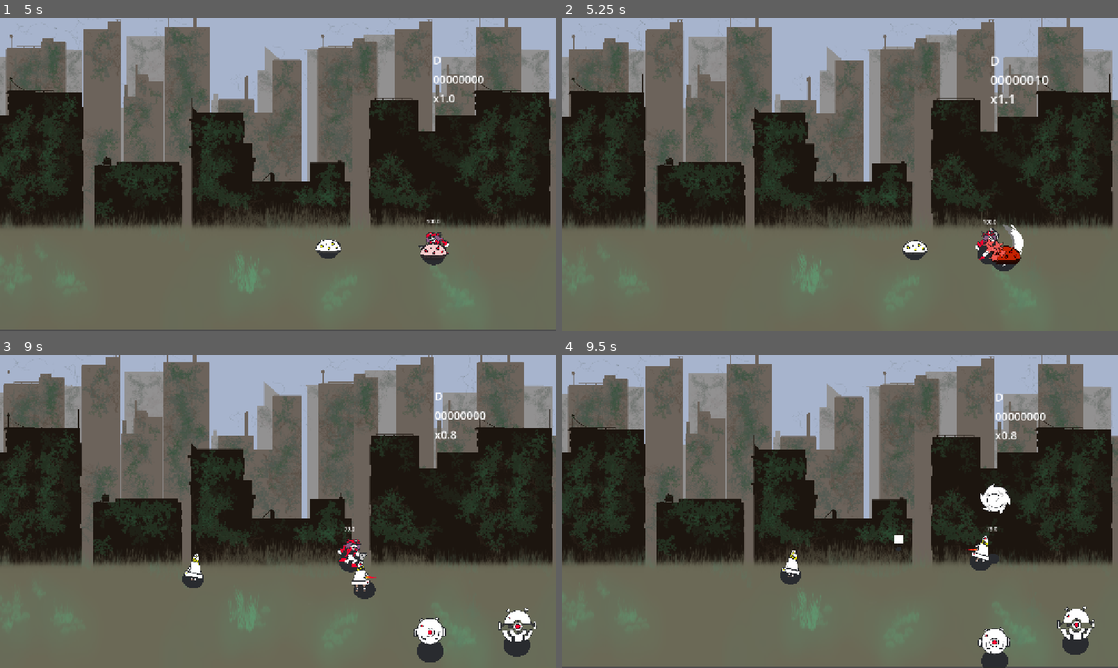
Above: before the commit, frames 1-4 (two rows, left to right).
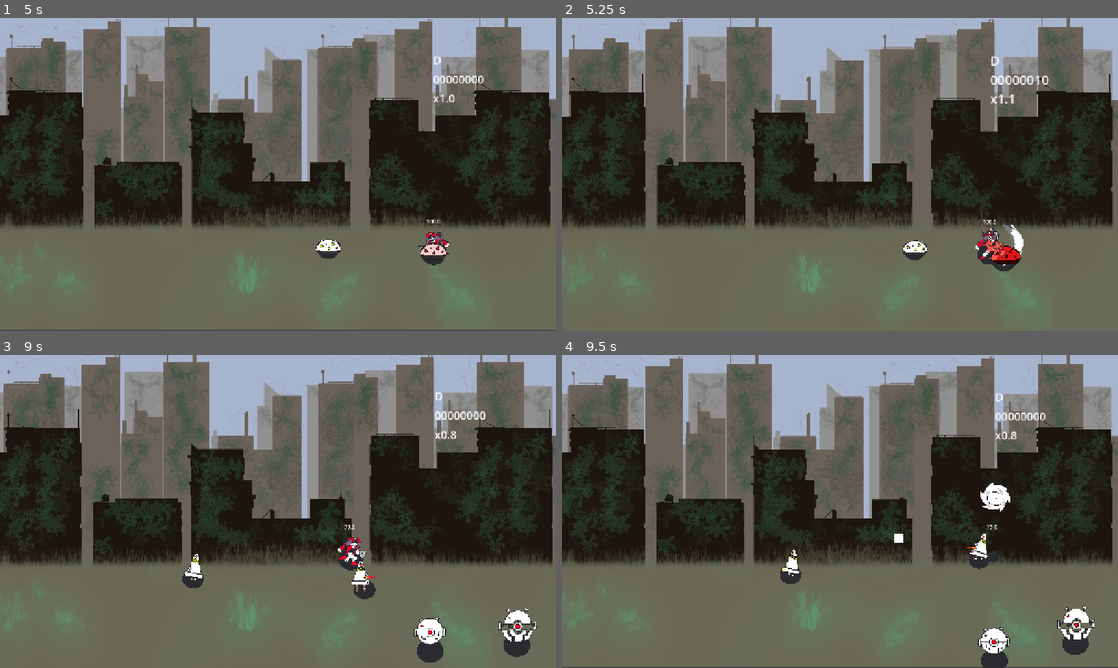
Above: after the commit, the same moments.

Repository: Twytchi/juniper-game-jam
Game: Godot game, scene res://Scene/levels/level_3.tscn
Same seed, same stepped clock (60 frames per second), same inputs: the game is played once before the commit and once after it. This scene is started directly instead of the project's main scene.
Inputs (mouse positions are in pixels of both pictures, inside the frame that each line leads up to):
- Up to frame 1 (5 s): tap Enter (ui_accept) at 0.5, 0.77, 1.52, 3.02, 3.77, 4.52 s; move the mouse to (400, 158) at 0.52 s; hold K (heavy) 0.53-1.28 s; hold D (right) 0.53-2.03 s; click (400, 158) at 0.6 s; move the mouse to (166, 190) at 1.27 s; tap K (heavy) at 1.35, 4.35 s; tap J (light) at 1.55, 4.55 s; move the mouse to (333, 105) at 2.02 s; hold A (left) 2.03-2.78 s; hold J (light) 2.03-2.78 s; tap L (missile) at 2.3, 2.85 s; move the mouse to (250, 237) at 2.77 s; hold D (right) 2.78-4.28 s; click (250, 237) at 3.05 s; move the mouse to (444, 221) at 3.52 s; hold K (heavy) 3.53-4.28 s; click (444, 221) at 3.6 s; move the mouse to (111, 127) at 4.27 s; hold A (left) from 4.28 s (still down)
- Up to frame 2 (5.25 s): move the mouse to (867, 174) at 5.02 s; release A (left) at 5.03 s; hold D (right) from 5.03 s (still down); hold J (light) from 5.03 s (still down)
- Up to frame 3 (9 s): tap L (missile) at 5.3, 5.85, 8.3, 8.85 s; move the mouse to (194, 433) at 5.77 s; release D (right) at 5.78 s; release J (light) at 5.78 s; hold A (left) 5.78-7.28 s; tap Enter (ui_accept) at 6.02, 6.77, 7.52 s; click (194, 433) at 6.05 s; move the mouse to (400, 495) at 6.52 s; hold K (heavy) 6.53-7.28 s; click (400, 495) at 6.6 s; move the mouse to (166, 527) at 7.27 s; hold D (right) from 7.28 s (still down); tap K (heavy) at 7.35 s; tap J (light) at 7.55 s; move the mouse to (333, 442) at 8.02 s; hold J (light) 8.03-8.78 s; move the mouse to (250, 574) at 8.77 s
- Up to frame 4 (9.5 s): keep holding D (right); tap Enter (ui_accept) at 9.02 s; click (812, 574) at 9.05 s

Frame 1 is identical in both runs. In frame 2, 0.1% of the frame differs, in the area x 78-83%, y 73-78%; in frame 3, 0.3%; in frame 4, 0.5%, in the area x 39-96%, y 40-100%.

Commit message:
i finished the game now time for making it look good

Diff:
--- a/Ressources/Waves/waves_data.gd
+++ b/Ressources/Waves/waves_data.gd
@@ -1,7 +1,7 @@
 extends Resource
 class_name WaveData
 
-enum EnemyType { KAMIKAZE, ARCHER, DASHER, BERSERKER, HEALER, SHEEP }
+enum EnemyType { KAMIKAZE, ARCHER, DASHER, BERSERKER, HEALER, SHEEP, BOSS, HEAL }
 
 const ENEMY_PATHS = {
 	EnemyType.KAMIKAZE: "res://Scene/kamikaze_ai.tscn",
@@ -9,7 +9,9 @@
 	EnemyType.DASHER:   "res://Scene/dasher_ai.tscn",
 	EnemyType.BERSERKER: "res://Scene/berserker_ai.tscn",
 	EnemyType.HEALER:   "res://Scene/healer_ai.tscn",
-	EnemyType.SHEEP : "res://Scene/sheep.tscn"
+	EnemyType.SHEEP : "res://Scene/sheep.tscn",
+	EnemyType.BOSS :"res://Scene/Boss.tscn",
+	EnemyType.HEAL : "res://Scene/healing_item.tscn"
 }
 
 @export var spawns: Array[SpawnEntry] = []
--- a/Scene/enemy_base.gd
+++ b/Scene/enemy_base.gd
@@ -18,6 +18,28 @@
 var s_base_pos : Vector2
 
 var height := 500.0
+
+var hit_sfx :Array[AudioStream]= [
+	preload("res://Asset/sfx/sound_hit1.wav"),
+	preload("res://Asset/sfx/Boom30.wav"),
+	preload("res://Asset/sfx/hitt/tm2_slash000.wav"),
+	preload("res://Asset/sfx/hitt/tm2_hit004.wav"),
+	preload("res://Asset/sfx/hitt/tm2_hit005.wav")
+
+
+]
+
+var metal_hit : Array[AudioStream]= [
+	preload("res://Asset/sfx/metal-online-audio-converter.mp3"),
+	preload("res://Asset/sfx/metal04gr-converted.mp3"),
+]
+
+var thump_sfx : Array[AudioStream]= [
+	preload("res://Asset/sfx/louder-thump.mp3"),
+	preload("res://Asset/sfx/380643__jameswrowles__thump-5.wav")
+
+]
+
 
 var is_invincible := false
 @export var iframe_duration := 0.0
@@ -220,8 +242,12 @@
 
 
 func hit_flash():
+	SoundManager.jouer_sfx(hit_sfx[randi_range(0, 4)], true)
+	SoundManager.jouer_sfx(metal_hit[randi_range(0, 1)])
+	SoundManager.jouer_sfx(thump_sfx[randi_range(0, 1)])
 	if has_node("Sprite2D"):
 		var sprite = $Sprite2D
+
 		if randf() > 0.5 :
 			sprite.modulate = Color(1, 0.3, 0.3)
 		else :
--- /dev/null
+++ b/Scene/healing_item.tscn
@@ -0,0 +1,20 @@
+[gd_scene format=3 uid="uid://bmf58f1df3xvx"]
+
+[ext_resource type="Script" uid="uid://dffeof8qi8o15" path="res://healing_item.gd" id="1_gmci6"]
+[ext_resource type="Texture2D" uid="uid://t1eobduvkrey" path="res://Asset/effect/star.png" id="2_dg55t"]
+
+[sub_resource type="CircleShape2D" id="CircleShape2D_dg55t"]
+radius = 82.76472
+
+[node name="healing item" type="Area2D" unique_id=1104427979]
+script = ExtResource("1_gmci6")
+
+[node name="Sprite2D" type="Sprite2D" parent="." unique_id=397607167]
+scale = Vector2(0.5, 0.5)
+texture = ExtResource("2_dg55t")
+
+[node name="CollisionShape2D" type="CollisionShape2D" parent="." unique_id=2110563765]
+rotation = 0.08945605
+shape = SubResource("CircleShape2D_dg55t")
+
+[connection signal="body_entered" from="." to="." method="_on_body_entered"]
--- a/Scene/levels/level_1.tscn
+++ b/Scene/levels/level_1.tscn
@@ -13,7 +13,7 @@
 size = Vector2(1376, 623)
 
 [sub_resource type="RectangleShape2D" id="RectangleShape2D_46d5g"]
-size = Vector2(1376, 573)
+size = Vector2(2199, 606)
 
 [sub_resource type="RectangleShape2D" id="RectangleShape2D_fnsd3"]
 size = Vector2(1376, 200.99661)
@@ -95,7 +95,7 @@
 shape = SubResource("RectangleShape2D_y865s")
 
 [node name="CollisionShape2D4" type="CollisionShape2D" parent="StaticBody2D" unique_id=566632498]
-position = Vector2(625, 1029.5)
+position = Vector2(661.5, 1013)
 shape = SubResource("RectangleShape2D_46d5g")
 
 [node name="CollisionShape2D2" type="CollisionShape2D" parent="StaticBody2D" unique_id=573501853]
--- a/Scene/levels/level_2.tscn
+++ b/Scene/levels/level_2.tscn
@@ -12,13 +12,13 @@
 size = Vector2(1376, 623)
 
 [sub_resource type="RectangleShape2D" id="RectangleShape2D_46d5g"]
-size = Vector2(1376, 573)
+size = Vector2(2309, 609)
 
 [sub_resource type="RectangleShape2D" id="RectangleShape2D_fnsd3"]
-size = Vector2(1376, 200.99661)
+size = Vector2(1376, 554.99194)
 
 [sub_resource type="RectangleShape2D" id="RectangleShape2D_aqehm"]
-size = Vector2(1376, 220.50587)
+size = Vector2(1376, 863.047)
 
 [sub_resource type="Resource" id="Resource_xdkip"]
 script = ExtResource("5_g86sj")
@@ -162,16 +162,16 @@
 shape = SubResource("RectangleShape2D_y865s")
 
 [node name="CollisionShape2D4" type="CollisionShape2D" parent="StaticBody2D" unique_id=566632498]
-position = Vector2(625, 1029.5)
+position = Vector2(786.5, 1011.5)
 shape = SubResource("RectangleShape2D_46d5g")
 
 [node name="CollisionShape2D2" type="CollisionShape2D" parent="StaticBody2D" unique_id=573501853]
-position = Vector2(-103.50169, 139.00499)
+position = Vector2(-280.49927, 138.80922)
 rotation = -1.5696902
 shape = SubResource("RectangleShape2D_fnsd3")
 
 [node name="CollisionShape2D3" type="CollisionShape2D" parent="StaticBody2D" unique_id=895061327]
-position = Vector2(1389.2454, 182.98923)
+position = Vector2(1710.5157, 183.34459)
 rotation = -1.5696902
 shape = SubResource("RectangleShape2D_aqehm")
 
--- a/Scene/levels/level_3.tscn
+++ b/Scene/levels/level_3.tscn
@@ -16,7 +16,7 @@
 size = Vector2(1599, 942)
 
 [sub_resource type="RectangleShape2D" id="RectangleShape2D_46d5g"]
-size = Vector2(1512, 515)
+size = Vector2(1687, 515)
 
 [sub_resource type="RectangleShape2D" id="RectangleShape2D_fnsd3"]
 size = Vector2(1376, 41.99228)
@@ -224,11 +224,11 @@
 collision_mask = 3
 
 [node name="CollisionShape2D" type="CollisionShape2D" parent="StaticBody2D" unique_id=637742372]
-position = Vector2(633.5, 5)
+position = Vector2(643, -1)
 shape = SubResource("RectangleShape2D_y865s")
 
 [node name="CollisionShape2D4" type="CollisionShape2D" parent="StaticBody2D" unique_id=566632498]
-position = Vector2(693, 1058.5)
+position = Vector2(633, 1049)
 shape = SubResource("RectangleShape2D_46d5g")
 
 [node name="CollisionShape2D2" type="CollisionShape2D" parent="StaticBody2D" unique_id=573501853]
--- /dev/null
+++ b/Scene/levels/level_4.tscn
@@ -0,0 +1,238 @@
+[gd_scene format=3 uid="uid://cqmmub5rtdtab"]
+
+[ext_resource type="PackedScene" uid="uid://dmf2vaa260wvp" path="res://Scene/player.tscn" id="1_q5cd4"]
+[ext_resource type="Texture2D" uid="uid://ds00vjn0irmqn" path="res://Asset/player asset/grass_scen-grai n.png" id="2_1xeid"]
+[ext_resource type="PackedScene" uid="uid://bqh2swahs6niy" path="res://Scene/spawn_zone.tscn" id="3_y3jtb"]
+[ext_resource type="Script" uid="uid://dvqw441xw26cr" path="res://Ressources/Waves/waves_data.gd" id="4_xmfy5"]
+[ext_resource type="Script" uid="uid://deumf51aa55m8" path="res://Script/wave_entry.gd" id="5_e3tn5"]
+[ext_resource type="PackedScene" uid="uid://vffr187x1riv" path="res://Scene/camera_2d.tscn" id="6_xtfjb"]
+[ext_resource type="PackedScene" uid="uid://bl2bu1k80r11i" path="res://combo_ui.tscn" id="7_3s5ty"]
+
+[sub_resource type="RectangleShape2D" id="RectangleShape2D_y865s"]
+size = Vector2(1376, 623)
+
+[sub_resource type="RectangleShape2D" id="RectangleShape2D_46d5g"]
+size = Vector2(2309, 609)
+
+[sub_resource type="RectangleShape2D" id="RectangleShape2D_fnsd3"]
+size = Vector2(1376, 554.99194)
+
+[sub_resource type="RectangleShape2D" id="RectangleShape2D_aqehm"]
+size = Vector2(1376, 863.047)
+
+[sub_resource type="Resource" id="Resource_q5cd4"]
+script = ExtResource("5_e3tn5")
+type = 3
+count = 3
+difficulty = 1.6
+metadata/_custom_type_script = "uid://deumf51aa55m8"
+
+[sub_resource type="Resource" id="Resource_1xeid"]
+script = ExtResource("4_xmfy5")
+spawns = Array[ExtResource("5_e3tn5")]([SubResource("Resource_q5cd4")])
+metadata/_custom_type_script = "uid://dvqw441xw26cr"
+
+[sub_resource type="Resource" id="Resource_y3jtb"]
+script = ExtResource("5_e3tn5")
+type = 2
+count = 3
+difficulty = 1.8
+metadata/_custom_type_script = "uid://deumf51aa55m8"
+
+[sub_resource type="Resource" id="Resource_xmfy5"]
+script = ExtResource("5_e3tn5")
+type = 3
+count = 2
+difficulty = 0.7
+metadata/_custom_type_script = "uid://deumf51aa55m8"
+
+[sub_resource type="Resource" id="Resource_e3tn5"]
+script = ExtResource("5_e3tn5")
+type = 1
+count = 2
+metadata/_custom_type_script = "uid://deumf51aa55m8"
+
+[sub_resource type="Resource" id="Resource_xtfjb"]
+script = ExtResource("4_xmfy5")
+spawns = Array[ExtResource("5_e3tn5")]([SubResource("Resource_y3jtb"), SubResource("Resource_xmfy5"), SubResource("Resource_e3tn5")])
+metadata/_custom_type_script = "uid://dvqw441xw26cr"
+
+[sub_resource type="Resource" id="Resource_3s5ty"]
+script = ExtResource("5_e3tn5")
+count = 10
+metadata/_custom_type_script = "uid://deumf51aa55m8"
+
+[sub_resource type="Resource" id="Resource_tu37r"]
+script = ExtResource("4_xmfy5")
+spawns = Array[ExtResource("5_e3tn5")]([SubResource("Resource_3s5ty")])
+metadata/_custom_type_script = "uid://dvqw441xw26cr"
+
+[sub_resource type="Resource" id="Resource_cx8ko"]
+script = ExtResource("5_e3tn5")
+type = 2
+difficulty = 2.3
+metadata/_custom_type_script = "uid://deumf51aa55m8"
+
+[sub_resource type="Resource" id="Resource_qyvgr"]
+script = ExtResource("5_e3tn5")
+type = 3
+difficulty = 2.5
+metadata/_custom_type_script = "uid://deumf51aa55m8"
+
+[sub_resource type="Resource" id="Resource_klrom"]
+script = ExtResource("4_xmfy5")
+spawns = Array[ExtResource("5_e3tn5")]([SubResource("Resource_cx8ko"), SubResource("Resource_qyvgr")])
+metadata/_custom_type_script = "uid://dvqw441xw26cr"
+
+[sub_resource type="Resource" id="Resource_0lgjn"]
+script = ExtResource("5_e3tn5")
+type = 7
+metadata/_custom_type_script = "uid://deumf51aa55m8"
+
+[sub_resource type="Resource" id="Resource_si6hc"]
+script = ExtResource("4_xmfy5")
+spawns = Array[ExtResource("5_e3tn5")]([SubResource("Resource_0lgjn")])
+metadata/_custom_type_script = "uid://dvqw441xw26cr"
+
+[sub_resource type="Resource" id="Resource_r8yw8"]
+script = ExtResource("5_e3tn5")
+type = 1
+difficulty = 3.0
+metadata/_custom_type_script = "uid://deumf51aa55m8"
+
+[sub_resource type="Resource" id="Resource_d30y1"]
+script = ExtResource("4_xmfy5")
+spawns = Array[ExtResource("5_e3tn5")]([SubResource("Resource_r8yw8")])
+metadata/_custom_type_script = "uid://dvqw441xw26cr"
+
+[sub_resource type="Resource" id="Resource_45j2k"]
+script = ExtResource("5_e3tn5")
+type = 2
+count = 8
+difficulty = 1.9
+metadata/_custom_type_script = "uid://deumf51aa55m8"
+
+[sub_resource type="Resource" id="Resource_7jgmh"]
+script = ExtResource("4_xmfy5")
+spawns = Array[ExtResource("5_e3tn5")]([SubResource("Resource_45j2k")])
+metadata/_custom_type_script = "uid://dvqw441xw26cr"
+
+[sub_resource type="Resource" id="Resource_ajg8t"]
+script = ExtResource("4_xmfy5")
+spawns = Array[ExtResource("5_e3tn5")]([SubResource("Resource_0lgjn")])
+metadata/_custom_type_script = "uid://dvqw441xw26cr"
+
+[sub_resource type="Resource" id="Resource_1fugj"]
+script = ExtResource("5_e3tn5")
+type = 3
+count = 3
+difficulty = 1.7
+metadata/_custom_type_script = "uid://deumf51aa55m8"
+
+[sub_resource type="Resource" id="Resource_fipt8"]
+script = ExtResource("5_e3tn5")
+type = 2
+count = 3
+metadata/_custom_type_script = "uid://deumf51aa55m8"
+
+[sub_resource type="Resource" id="Resource_gcfim"]
+script = ExtResource("5_e3tn5")
+count = 2
+difficulty = 2.0
+metadata/_custom_type_script = "uid://deumf51aa55m8"
+
+[sub_resource type="Resource" id="Resource_umye8"]
+script = ExtResource("5_e3tn5")
+type = 1
+count = 2
+metadata/_custom_type_script = "uid://deumf51aa55m8"
+
+[sub_resource type="Resource" id="Resource_vekhd"]
+script = ExtResource("4_xmfy5")
+spawns = Array[ExtResource("5_e3tn5")]([SubResource("Resource_1fugj"), SubResource("Resource_fipt8"), SubResource("Resource_gcfim"), SubResource("Resource_umye8")])
+metadata/_custom_type_script = "uid://dvqw441xw26cr"
+
+[sub_resource type="Resource" id="Resource_0cchi"]
+script = ExtResource("5_e3tn5")
+type = 7
+count = 3
+metadata/_custom_type_script = "uid://deumf51aa55m8"
+
+[sub_resource type="Resource" id="Resource_rv7aw"]
+script = ExtResource("4_xmfy5")
+spawns = Array[ExtResource("5_e3tn5")]([SubResource("Resource_0cchi")])
+metadata/_custom_type_script = "uid://dvqw441xw26cr"
+
+[sub_resource type="Resource" id="Resource_h31q4"]
+script = ExtResource("5_e3tn5")
+type = 6
+count = 2
+difficulty = 1.5
+metadata/_custom_type_script = "uid://deumf51aa55m8"
+
+[sub_resource type="Resource" id="Resource_dbllj"]
+script = ExtResource("4_xmfy5")
+spawns = Array[ExtResource("5_e3tn5")]([SubResource("Resource_h31q4")])
+metadata/_custom_type_script = "uid://dvqw441xw26cr"
+
+[node name="tutorial" type="Node2D" unique_id=1915128990]
+y_sort_enabled = true
+
+[node name="Player" parent="." unique_id=500224478 instance=ExtResource("1_q5cd4")]
+position = Vector2(580, 433)
+scale = Vector2(0.9, 0.9)
+health = 100.0
+
+[node name="background" type="Sprite2D" parent="." unique_id=795973731]
+z_index = -10
+position = Vector2(627, 356)
+scale = Vector2(0.7, 0.7)
+texture = ExtResource("2_1xeid")
+
+[node name="StaticBody2D" type="StaticBody2D" parent="." unique_id=649786150]
+collision_layer = 4
+collision_mask = 3
+
+[node name="CollisionShape2D" type="CollisionShape2D" parent="StaticBody2D" unique_id=637742372]
+position = Vector2(645, -154.5)
+shape = SubResource("RectangleShape2D_y865s")
+
+[node name="CollisionShape2D4" type="CollisionShape2D" parent="StaticBody2D" unique_id=566632498]
+position = Vector2(786.5, 1011.5)
+shape = SubResource("RectangleShape2D_46d5g")
+
+[node name="CollisionShape2D2" type="CollisionShape2D" parent="StaticBody2D" unique_id=573501853]
+position = Vector2(-280.49927, 138.80922)
+rotation = -1.5696902
+shape = SubResource("RectangleShape2D_fnsd3")
+
+[node name="CollisionShape2D3" type="CollisionShape2D" parent="StaticBody2D" unique_id=895061327]
+position = Vector2(1710.5157, 183.34459)
+rotation = -1.5696902
+shape = SubResource("RectangleShape2D_aqehm")
+
+[node name="SpawnZone" parent="." unique_id=1885971783 instance=ExtResource("3_y3jtb")]
+position = Vector2(39, 73)
+waves = Array[ExtResource("4_xmfy5")]([SubResource("Resource_1xeid"), SubResource("Resource_xtfjb"), SubResource("Resource_tu37r"), SubResource("Resource_klrom"), SubResource("Resource_si6hc"), SubResource("Resource_d30y1"), SubResource("Resource_7jgmh"), SubResource("Resource_ajg8t"), SubResource("Resource_vekhd"), SubResource("Resource_rv7aw"), SubResource("Resource_dbllj")])
+
+[node name="point1" parent="SpawnZone" index="1" unique_id=1093720794]
+position = Vector2(811, 337)
+
+[node name="point2" parent="SpawnZone" index="2" unique_id=1837466723]
+position = Vector2(322, 228)
+
+[node name="point3" parent="SpawnZone" index="3" unique_id=893368944]
+position = Vector2(306, 498)
+
+[node name="point5" type="Marker2D" parent="SpawnZone" unique_id=2121582116]
+position = Vector2(75, 337)
+
+[node name="point6" type="Marker2D" parent="SpawnZone" unique_id=462725723]
+position = Vector2(1071, 350)
+
+[node name="Camera2D" parent="." unique_id=2048302457 groups=["camera"] instance=ExtResource("6_xtfjb")]
+position = Vector2(640, 360)
+
+[node name="comboUi" parent="." unique_id=1870541239 instance=ExtResource("7_3s5ty")]
+
+[editable path="SpawnZone"]
--- a/Scene/spawn_zone.gd
+++ b/Scene/spawn_zone.gd
@@ -22,6 +22,7 @@
 
 func spawn_wave():
 	if current_wave_index >= waves.size() :
+		if not  get_tree() : return
 		await get_tree().create_timer(2.0).timeout
 		get_tree().change_scene_to_file("res://Scene/win_menu.tscn")
 		return
--- a/Script/boss.gd
+++ b/Script/boss.gd
@@ -28,6 +28,8 @@
 
 func _ready():
 	super._ready()
+	SoundManager.musique_player.stream = SoundManager.boss_music
+	SoundManager.musique_player.play()
 
 func _process(delta: float) -> void:
 	super._process(delta)
--- a/Script/player_controller.gd
+++ b/Script/player_controller.gd
@@ -25,7 +25,9 @@
 
 var woosh_sounds : Array[AudioStream] = [
 	preload("res://Asset/sfx/floraphonic-swing-whoosh-weapon-3-189823.mp3"),
-	preload("res://Asset/sfx/floraphonic-swing-whoosh-weapon-1-189819.mp3"),
+	preload("res://Asset/sfx/sword-slash-1.mp3"),
+	preload("res://Asset/sfx/sword-slash-4.mp3"),
+	preload("res://Asset/sfx/zapsplat_warfare_sword_swing_fast_whoosh_metal_004.mp3"),
 	preload("res://Asset/sfx/floraphonic-swing-whoosh-5-198498.mp3")
 ]
 
@@ -230,7 +232,7 @@
 	can_spin = false
 	attack_velocity = velocity
 	anim.play(current_attack.animation_name)
-	SoundManager.jouer_sfx(woosh_sounds[randi_range(0,2)])
+	SoundManager.jouer_sfx(woosh_sounds[randi_range(0,4)])
 	await _wait(current_attack.windup_duration)
 	if current_action not in [Action.HEAVY, Action.LIGHT] :
 		current_attack = null
--- a/Script/spincomponent.gd
+++ b/Script/spincomponent.gd
@@ -20,6 +20,9 @@
 var flash_tween: Tween
 
 @export var hitbox : EnemyHitbox
+
+
+var explosion_sfx := preload("res://Asset/sfx/explosion-2.mp3")
 
 func _ready() -> void:
 	if hitbox : hitbox.disable_hitbox()
@@ -95,6 +98,7 @@
 		body_sprite.rotation += delta * current_throw_power / 80
 
 func throw(direction: Vector2):
+	SoundManager.jouer_sfx(explosion_sfx, true)
 	is_being_spun = false
 	is_projectile = true
 	throw_velocity = direction.normalized() * current_throw_power
@@ -120,9 +124,7 @@
 		var rest_info = space_state.get_rest_info(query)
 
 		if rest_info.size() > 0:
-			print(435)
-			var separation_vector = rest_info.linear_velocity * rest_info.collision_deepness
-			global_position += separation_vector
+			body.queue_free()
 			stop_projectile()
 			return
 
@@ -141,7 +143,7 @@
 	is_projectile = false
 	spin_charge = 0.0
 	stop_flash_animation()
-
+	SoundManager.jouer_sfx(explosion_sfx, true)
 	if body:
 		body_sprite.rotation = 0
 		body.set_physics_process(true)
--- a/default_bus_layout.tres
+++ b/default_bus_layout.tres
@@ -1,15 +1,16 @@
 [gd_resource type="AudioBusLayout" format=3 uid="uid://blrw4h5wlgg12"]
 
 [resource]
+bus/0/bypass_fx = true
 bus/1/name = &"SFX"
 bus/1/solo = false
 bus/1/mute = false
 bus/1/bypass_fx = false
-bus/1/volume_db = 0.0
+bus/1/volume_db = 1.2182579
 bus/1/send = &"Master"
 bus/2/name = &"Music"
 bus/2/solo = false
 bus/2/mute = false
 bus/2/bypass_fx = false
-bus/2/volume_db = 0.0
+bus/2/volume_db = -1.4392548
 bus/2/send = &"Master"
--- /dev/null
+++ b/healing_item.gd
@@ -0,0 +1,22 @@
+extends Area2D
+
+var is_pick := false
+# Called when the node enters the scene tree for the first time.
+func _ready() -> void:
+	pass # Replace with function body.
+
+
+# Called every frame. 'delta' is the elapsed time since the previous frame.
+func _process(delta: float) -> void:
+	pass
+
+
+func _on_body_entered(body: Node2D) -> void:
+	if is_pick : return
+
+	if body is Player :
+		is_pick = true
+		body.health += 25
+		if body.health > 100 :
+			body.health = 100
+		queue_free()
Not shown, added: Asset/sfx/380643__jameswrowles__thump-5.wav.import
Not shown, added: Asset/sfx/Boom30.wav.import
Not shown, added: Asset/sfx/explosion-2.mp3.import
Not shown, added: Asset/sfx/hitt/tm2_hit004.wav.import
Not shown, added: Asset/sfx/hitt/tm2_hit005.wav.import
Not shown, added: Asset/sfx/hitt/tm2_lightning000.wav.import
Not shown, added: Asset/sfx/hitt/tm2_metalhit001.wav.import
Not shown, added: Asset/sfx/hitt/tm2_slash000.wav.import
Not shown, added: Asset/sfx/hitt/tm2_slash003.wav.import
Not shown, added: Asset/sfx/hitt/tm2_swing002.wav.import
Not shown, added: Asset/sfx/hitt/tm2_swing003.wav.import
Not shown, added: Asset/sfx/hitt/tm2_swing004.wav.import
(and 37 more such lines)
